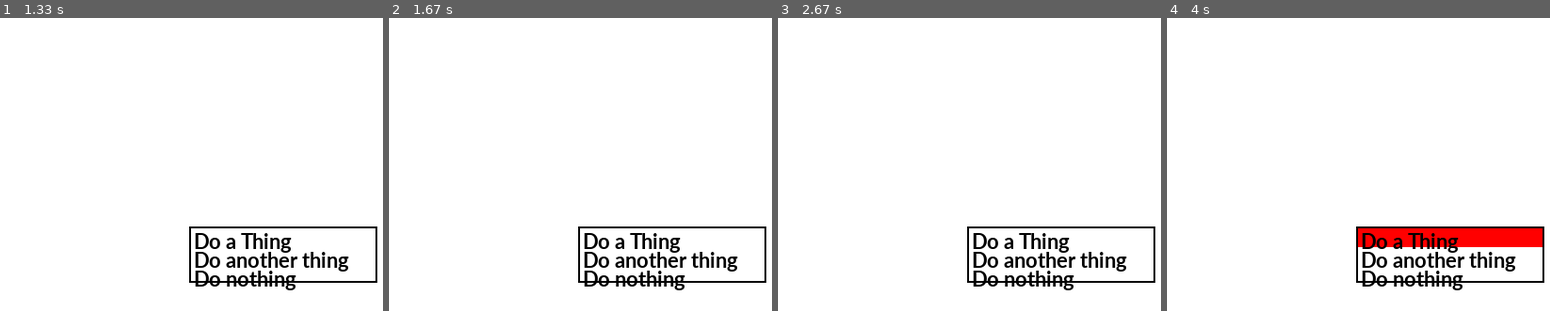
Above: before the commit, frames 1-4 (left to right).
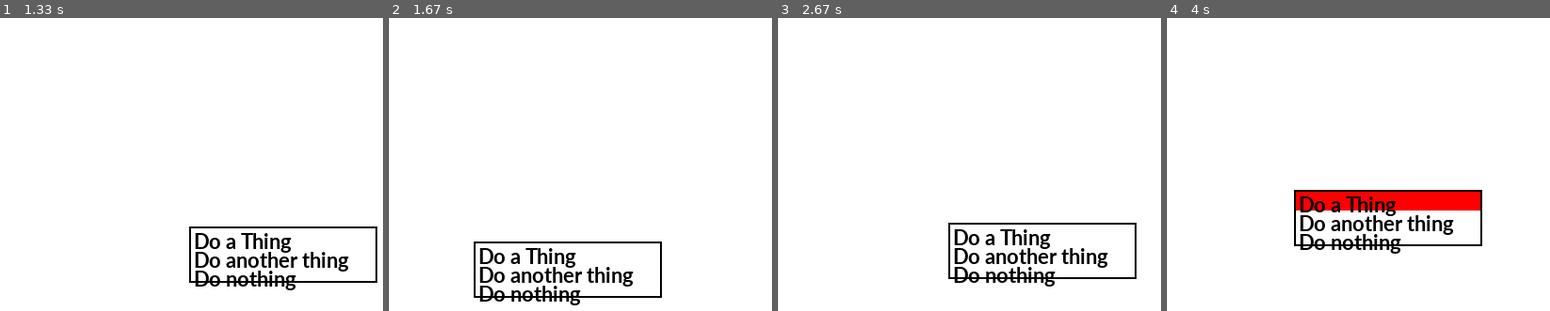
Above: after the commit, the same moments.

Repository: jaymz07/pygame-menu
Game: pygame game, started from menuTest.py
Same seed, same stepped clock (60 frames per second), same inputs: the game is played once before the commit and once after it.
Inputs (mouse positions are in pixels of both pictures, inside the frame that each line leads up to):
- Up to frame 1 (1.33 s): press the mouse at (283, 240) at 0.37 s; move the mouse to (157, 264) at 0.47 s; release the mouse at (30, 290) at 0.6 s; press the mouse at (283, 240) at 0.7 s; move the mouse to (283, 258) at 0.8 s; release the mouse at (283, 278) at 0.93 s; press the mouse at (283, 258) at 1.03 s; move the mouse to (206, 143) at 1.13 s; release the mouse at (130, 26) at 1.27 s
- Up to frame 2 (1.67 s): right-click (473, 243) at 1.38 s
- Up to frame 3 (2.67 s): click "Do nothing" at 1.72 s; press the mouse at (862, 243) at 2.03 s; move the mouse to (881, 296) at 2.13 s; release the mouse at (outside the picture) at 2.27 s; right-click (946, 226) at 2.38 s
- Up to frame 4 (4 s): click (1347, 226) at 2.72 s; press the mouse at (1431, 272) at 3.03 s; move the mouse to (1354, 284) at 3.13 s; release the mouse at (1281, 296) at 3.27 s; right-click (1293, 190) at 3.38 s; click "Do a Thing" at 3.72 s

Frame 1 is identical in both runs. In frame 2, 5.7% of the frame differs, in the area x 22-99%, y 71-99%; in frame 3, 4.8%; in frame 4, 10%, in the area x 33-99%, y 58-93%.

Commit message:
Added right click menu behavior.

Diff:
--- a/menu.py
+++ b/menu.py
@@ -19,10 +19,14 @@
 SEPSIZE = 20
 
 class Menu:
-    def __init__(self, loc, entries):
+    def __init__(self, loc, entries, rightClick = False, activated = True):
         self.loc = loc
         self.entries = entries
         self.funcAssignments = [None]*len(entries)
+
+        self.rightClickBehavior = rightClick
+
+        self.activated = activated
 
         self.font = pygame.font.SysFont('Calibri', 25, True, False)
 
@@ -32,6 +36,10 @@
         self.width = 200
 
     def draw(self, screen):
+
+        if(not self.activated):
+            return
+
         N = len(self.entries)
 
         pygame.draw.rect(screen, BLACK, [self.loc[0], self.loc[1] - 2, self.width, SEPSIZE*N], 2)
@@ -59,7 +67,7 @@
             self.selectedIndex = self.getMenuIndex(pygame.mouse.get_pos())
 
         elif(event.type == pygame.MOUSEBUTTONDOWN):
-            if(event.button == 1):
+            if(event.button == 1 and self.activated):
                 index = self.getMenuIndex(pygame.mouse.get_pos())
                 if(index is not None):
                     self.clickedIndex  = index
@@ -71,6 +79,10 @@
                 else:
                     self.clickedIndex  = None
                     self.selectedIndex = None
+            elif(event.button == 3):
+                if(self.rightClickBehavior):
+                    self.activated = True
+                    self.loc = pygame.mouse.get_pos()
 
         elif(event.type == pygame.MOUSEBUTTONUP):
             if(event.button == 1):
@@ -82,5 +94,10 @@
                     self.clickedIndex  = None
                     self.selectedIndex = None
 
+        elif(event.type == pygame.KEYDOWN):
+            if(self.rightClickBehavior):
+                if(event.unicode == '\x1b'):
+                    self.activated = False
+
     def assignFunction(self,menuIndex, func):
         self.funcAssignments[menuIndex] = func
--- a/menuTest.py
+++ b/menuTest.py
@@ -22,15 +22,11 @@
 RED      = ( 255,   0,   0)
 BLUE     = (   0,   0, 255)
 
-PI = np.pi
-
+#Set window properties
 size = (700, 500)
 screen = pygame.display.set_mode(size)
 
 pygame.display.set_caption("Test")
-
-# Loop until the user clicks the close button.
-done = False
 
 #----------Functions to "do things"-----------
 def f1():
@@ -38,16 +34,21 @@
 def f2():
     print("Did another thing!")
 
+#----------Configure Menu----------------
 menuEntries = ['Do a Thing', 'Do another thing', 'Do nothing']
 
-inputMenu = Menu( [300,300], menuEntries)
+inputMenu = Menu( [300,300], menuEntries, rightClick = True)
 inputMenu.assignFunction(0,f1)
 inputMenu.assignFunction(1,f2)
 
 # -------- Main Program Loop -----------
+# Loop until the user clicks the close button.
+done = False
 while not done:
     # --- Main event loop
     for event in pygame.event.get(): # User did something
+
+        #Pass input events to menu
         inputMenu.processMouseInput(event)
 
         if event.type == pygame.QUIT:
@@ -58,6 +59,7 @@
     # --- Drawing code should go here
     screen.fill(WHITE)
 
+    #-----Tell menu to draw---------
     inputMenu.draw(screen)
 
 
Not shown, added: readme.txt
